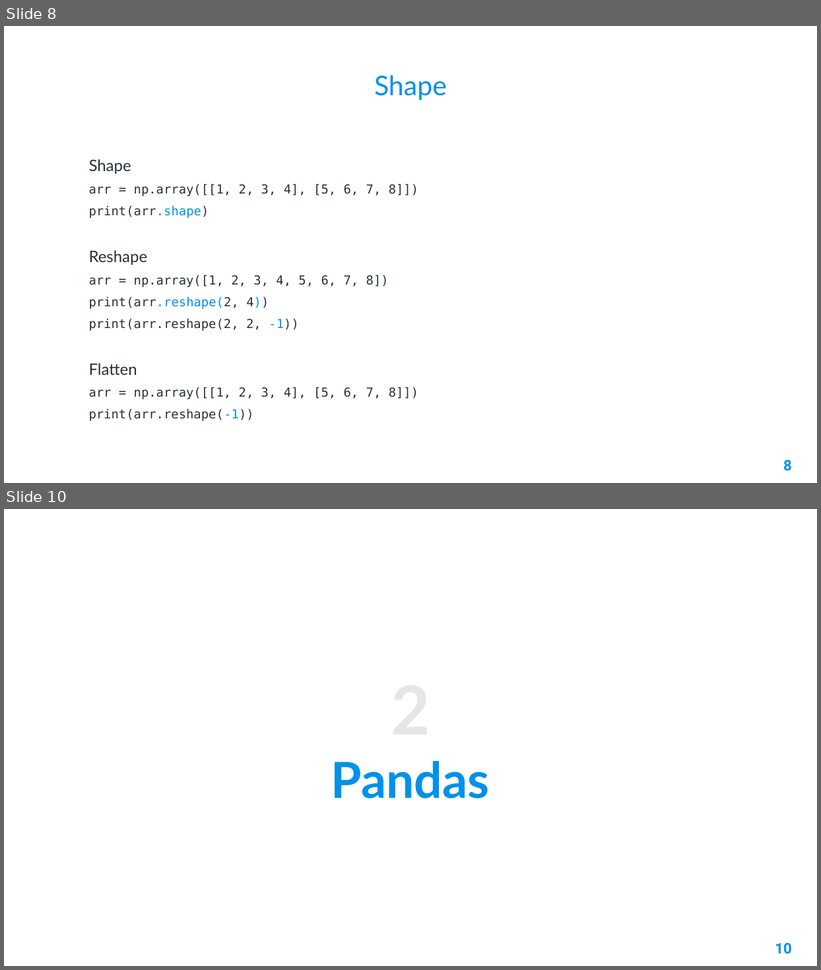
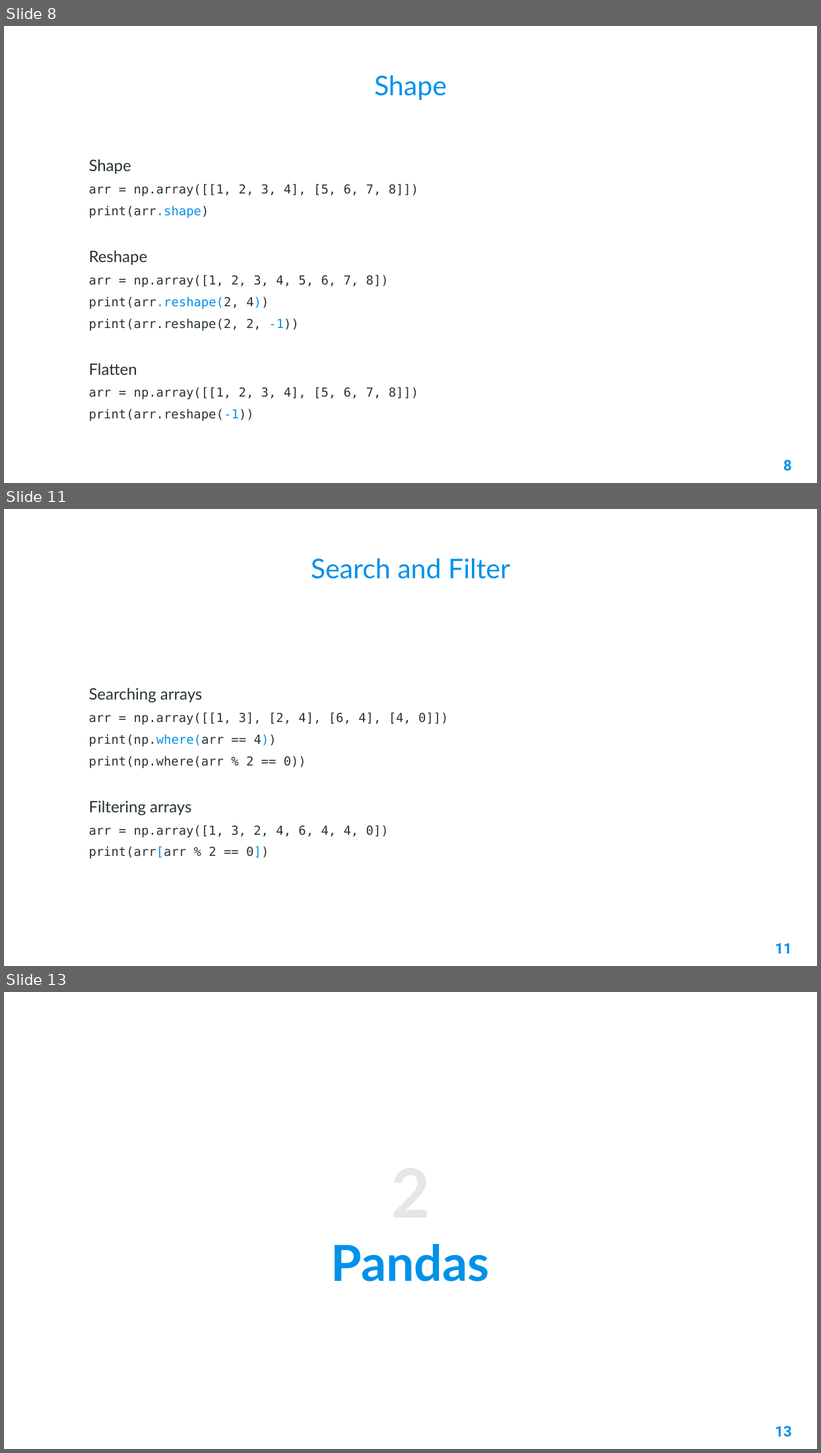
Before and after one commit to AleeRezaa/learn-python, a slide deck: 2 Data Science.pptx. Shown one above the other, each under a label of ours: slides 8 and 10 before the commit, slides 8, 11 and 13 after it; the slides between them are not shown. The pictures are 821x970 and 821x1453 pixels, drawn with LibreOffice and Linux fonts; fonts in the diff are those of the drawing; background and template pictures are left out. Boxes give left, top, right and bottom in pixels: in the first picture for what was removed or moved away, otherwise in the second. Text is boxed around its words. In the diff, an @@ line names an element or a change of style, - is before the commit and + after.

Commit message:
add numpy serch, filter and sort

```diff
--- a/2 Data Science.pptx
+++ b/2 Data Science.pptx
@@ slide 11 added at bbox=[4, 509, 817, 966], background picture (left out) @@
@@ title added at bbox=[311, 558, 510, 579], 24 pt, text #0091EA @@
+Search and Filter
@@ text added at bbox=[89, 688, 448, 859], 11 pt, text #263238 @@
+Searching arrays
+arr = np.array([[1, 3], [2, 4], [6, 4], [4, 0]])
+print(np.where(arr == 4))
+print(np.where(arr % 2 == 0))
+Filtering arrays
+arr = np.array([1, 3, 2, 4, 6, 4, 4, 0])
+print(arr[arr % 2 == 0])
@@ page number added at bbox=[775, 943, 791, 954], 13 pt, text #0091EA, bold @@
+11
@@ what was slide 10 is now slide 13 @@
@@ page number at bbox=[775, 1426, 791, 1438]: text changed @@
-10
+13
```
Also in this commit, not shown: 1 slide changed, 2 other slides added, 1 other file.
